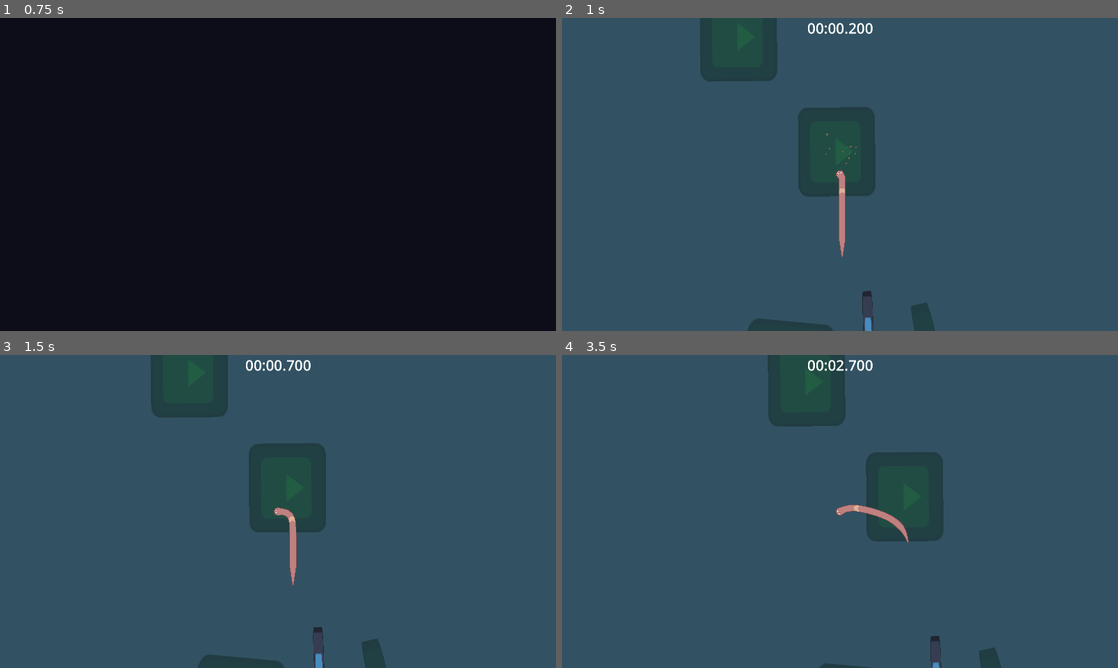
Above: before the commit, frames 1-4 (two rows, left to right).
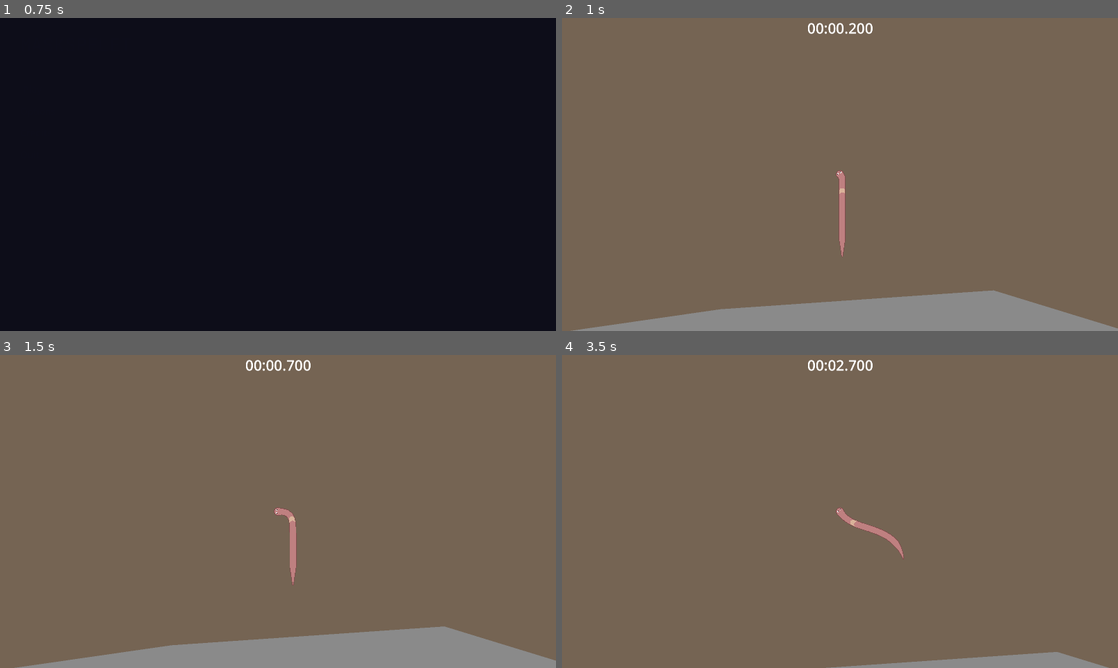
Above: after the commit, the same moments.

Repository: antax02/Mask-Spelet
Game: Godot game, scene res://scenes/ui/main_menu.tscn
Two runs of this game, one before a commit and one after it. Both use one fixed random seed, a clock stepped at 60 frames per second and the inputs below. The engine's default icon, where the game draws it, is replaced by a stand-in: a white triangle on a blue panel in a dark square.
Inputs (mouse positions are in pixels of both pictures, inside the frame that each line leads up to):
- Up to frame 1 (0.75 s): click "Play" at 0.5 s
- Up to frame 2 (1 s): no input
- Up to frame 3 (1.5 s): move the mouse to (400, 495) at 1.27 s
- Up to frame 4 (3.5 s): move the mouse to (728, 527) at 2.02 s; move the mouse to (895, 442) at 2.77 s

Frame 1 is identical in both runs. In frame 2, 100% of the frame differs, in the area x 0-100%, y 0-100%; in frame 3, 100%; in frame 4, 100%.

Commit message:
Add animated fire shader and update player ground logic
Introduced a new fire.gdshader and applied it to the main scene's ColorRect for a dynamic fire effect. Updated asset import paths to use lowercase 'assets'. Modified player.gd to use a ground_count variable for more robust ground detection, replacing the previous is_in_ground boolean. Adjusted player spawn position and added a new ground segment in the main scene.

Diff:
--- /dev/null
+++ b/resources/fire.gdshader
@@ -0,0 +1,127 @@
+shader_type canvas_item;
+
+uniform float time_scale : hint_range(0.01, 3.0) = 1.0;
+uniform float flame_intensity : hint_range(0.5, 2.0) = 1.2;
+uniform float turbulence : hint_range(0.1, 2.0) = 0.8;
+uniform float color_bands : hint_range(3.0, 20.0) = 8.0;
+uniform float sway_amount : hint_range(0.0, 0.5) = 0.15;
+uniform float sway_speed : hint_range(0.1, 3.0) = 1.0;
+uniform vec3 fire_color_hot : source_color = vec3(1.0, 0.9, 0.3);
+uniform vec3 fire_color_mid : source_color = vec3(1.0, 0.3, 0.05);
+uniform vec3 fire_color_dark : source_color = vec3(0.4, 0.05, 0.02);
+
+// Hash function for noise
+float hash(vec2 p) {
+    p = fract(p * vec2(123.34, 456.21));
+    p += dot(p, p + 45.32);
+    return fract(p.x * p.y);
+}
+
+// Smooth noise function
+float noise(vec2 p) {
+    vec2 i = floor(p);
+    vec2 f = fract(p);
+    f = f * f * (3.0 - 2.0 * f);
+
+    float a = hash(i);
+    float b = hash(i + vec2(1.0, 0.0));
+    float c = hash(i + vec2(0.0, 1.0));
+    float d = hash(i + vec2(1.0, 1.0));
+
+    return mix(mix(a, b, f.x), mix(c, d, f.x), f.y);
+}
+
+// Fractal Brownian Motion for detailed fire
+float fbm(vec2 p) {
+    float value = 0.0;
+    float amplitude = 0.5;
+    float frequency = 1.0;
+
+    for(int i = 0; i < 6; i++) {
+        value += amplitude * noise(p * frequency);
+        frequency *= 2.0;
+        amplitude *= 0.5;
+    }
+
+    return value;
+}
+
+// Create flowing fire pattern
+float fire_pattern(vec2 uv, float time) {
+    // Flip Y so fire rises from bottom
+    vec2 flow_uv = uv;
+    flow_uv.y = 1.0 - flow_uv.y;
+
+    // Add horizontal swaying that increases with height
+    // Different flame columns sway at different rates based on X position
+    float height_factor = (1.0 - uv.y); // 0 at top, 1 at bottom
+    float sway1 = sin(time * sway_speed * 0.8 + uv.x * 2.0) * height_factor;
+    float sway2 = sin(time * sway_speed * 1.3 + uv.x * 3.5) * height_factor * 0.5;
+    float sway3 = sin(time * sway_speed * 0.5 + uv.x * 1.2) * height_factor * 0.7;
+
+    flow_uv.x += (sway1 + sway2 + sway3) * sway_amount * 0.3;
+
+    flow_uv.y -= time * 0.3; // Time scale affects speed elsewhere
+
+    // Add turbulent distortion - much higher frequency for detail
+    float distort_x = fbm(flow_uv * 8.0 + time * 0.2) * turbulence * 0.15;
+    float distort_y = fbm(flow_uv * 6.0 + time * 0.15) * turbulence * 0.15;
+
+    vec2 distorted_uv = flow_uv + vec2(distort_x, distort_y);
+
+    // Multiple layers of fire at much higher frequencies
+    float fire1 = fbm(distorted_uv * 15.0);
+    float fire2 = fbm(distorted_uv * 22.0 + vec2(10.0, 10.0));
+    float fire3 = fbm(distorted_uv * 30.0 - vec2(5.0, 5.0));
+
+    // Combine layers with vertical gradient for flame shape
+    float vertical_gradient = uv.y; // Now bottom = hot, top = cool
+    float combined = (fire1 * 0.5 + fire2 * 0.3 + fire3 * 0.2) * vertical_gradient;
+
+    return combined * flame_intensity;
+}
+
+void fragment() {
+    vec2 uv = UV;
+    float time = TIME * time_scale; // Apply time_scale to time, not directions
+
+    // Create main fire pattern
+    float fire = fire_pattern(uv, time);
+
+    // Add secondary layer with different movement for depth
+    vec2 uv2 = uv * 1.2 + vec2(0.05, 0.05);
+    float fire_secondary = fire_pattern(uv2, time * 1.3) * 0.3;
+    fire += fire_secondary;
+
+    // Create flickering hot spots at higher frequency
+    float flicker = noise(vec2(uv.x * 20.0, time * 4.0)) * 0.2;
+    fire += flicker * uv.y; // Fixed: now uv.y is correct (bottom = 1.0)
+
+    // Posterize the fire value for distinct color bands
+    fire = floor(fire * color_bands) / color_bands;
+
+    // Map fire intensity to colors
+    vec3 color;
+    if (fire > 0.7) {
+        // Hot white/yellow flames
+        float t = (fire - 0.7) / 0.3;
+        color = mix(fire_color_mid, fire_color_hot, t);
+    } else if (fire > 0.3) {
+        // Orange/red flames
+        float t = (fire - 0.3) / 0.4;
+        color = mix(fire_color_dark, fire_color_mid, t);
+    } else {
+        // Dark red/ember base
+        float t = fire / 0.3;
+        color = mix(vec3(0.1, 0.0, 0.0), fire_color_dark, t);
+    }
+
+    // Add some brightness variation for depth
+    float brightness = 1.0 + noise(uv * 15.0 + time * 0.5) * 0.2;
+    color *= brightness;
+
+    // Ensure we don't go completely black for that hell glow
+    color = max(color, vec3(0.05, 0.0, 0.0));
+
+    COLOR = vec4(color, 1.0);
+}
--- a/scenes/levels/main.tscn
+++ b/scenes/levels/main.tscn
@@ -9,11 +9,24 @@
 [ext_resource type="PackedScene" uid="uid://bdbrjrh82eloc" path="res://scenes/enviroment/wind.tscn" id="6_b6bv0"]
 [ext_resource type="PackedScene" uid="uid://duj85t2set7o1" path="res://scenes/enviroment/rock_2.tscn" id="6_vkq25"]
 [ext_resource type="PhysicsMaterial" uid="uid://bpp202scb04tp" path="res://resources/frictionless_physics_material.tres" id="7_7lrji"]
+[ext_resource type="Shader" uid="uid://cn4fx3wjsl5k0" path="res://resources/fire.gdshader" id="10_rssyh"]
+
+[sub_resource type="ShaderMaterial" id="ShaderMaterial_hwp66"]
+shader = ExtResource("10_rssyh")
+shader_parameter/time_scale = 0.05000000167648
+shader_parameter/flame_intensity = 1.6970000568575
+shader_parameter/turbulence = 2.0
+shader_parameter/color_bands = 6.000000142499999
+shader_parameter/sway_amount = 0.5
+shader_parameter/sway_speed = 1.0
+shader_parameter/fire_color_hot = Color(1, 0.9, 0.3, 1)
+shader_parameter/fire_color_mid = Color(1, 0.3, 0.05, 1)
+shader_parameter/fire_color_dark = Color(0.4, 0.05, 0.02, 1)
 
 [node name="Main" type="Node2D"]
 
 [node name="Player" parent="." instance=ExtResource("1_2vj2h")]
-position = Vector2(-32078, -19184)
+position = Vector2(-1100, 788)
 max_speed = 750.0
 
 [node name="1" type="Node" parent="."]
@@ -45,6 +58,10 @@
 position = Vector2(736, -1387)
 scale = Vector2(3.526582, 2.081431)
 
+[node name="GroundBasic25" parent="1" instance=ExtResource("3_y0acb")]
+position = Vector2(-1438.9998, -585.00006)
+scale = Vector2(1.2069988, 5000)
+
 [node name="GroundBasic10" parent="1" instance=ExtResource("3_y0acb")]
 position = Vector2(1004, -1757)
 scale = Vector2(1.9932678, 1.5957696)
@@ -571,10 +588,11 @@
 scale = Vector2(1, 0.16000003)
 
 [node name="ColorRect" type="ColorRect" parent="."]
-offset_left = -36349.0
-offset_top = -11535.0
-offset_right = -35785.0
-offset_bottom = 483.0
+material = SubResource("ShaderMaterial_hwp66")
+offset_left = -5000.0
+offset_top = -12088.0
+offset_right = 5000.0
+offset_bottom = -86.19531
 
 [node name="GroundLevel" type="Node" parent="."]
 
--- a/scripts/player/player.gd
+++ b/scripts/player/player.gd
@@ -10,7 +10,7 @@
 @onready var rock_smash_exit_sfx: AudioStreamPlayer = $RockSmashExitSFX
 @onready var rumble_sfx: AudioStreamPlayer = $RumbleSFX
 
-var is_in_ground = false
+var ground_count = 0
 var default_gravity_scale: float
 
 func _ready():
@@ -22,7 +22,7 @@
 	var mouse_pos = get_global_mouse_position()
 	var direction = (mouse_pos - global_position).normalized()
 
-	if is_in_ground:
+	if ground_count > 0:
 		gravity_scale = 0
 		linear_velocity += direction * acceleration * delta
 	else:
@@ -30,7 +30,7 @@
 
 	if linear_velocity.length() > max_speed:
 		linear_velocity = linear_velocity.normalized() * max_speed
-	if linear_velocity.length() < min_speed and linear_velocity.length() > 0 and is_in_ground:
+	if linear_velocity.length() < min_speed and linear_velocity.length() > 0 and ground_count > 0:
 		linear_velocity = linear_velocity.normalized() * min_speed
 
 	if rumble_sfx.playing:
@@ -41,7 +41,7 @@
 
 func _on_area_2d_area_entered(area: Area2D) -> void:
 	if area.is_in_group("ground"):
-		is_in_ground = true
+		ground_count += 1
 
 	if area.is_in_group("finish"):
 		finished_level.emit()
@@ -50,7 +50,7 @@
 
 func _on_area_2d_area_exited(area: Area2D) -> void:
 	if area.is_in_group("ground"):
-		is_in_ground = false
+		ground_count -= 1
 
 	rumble_sfx.stop()
 
Not shown, changed: assets/audio/sfx/earth_rumble.wav.import
Not shown, changed: assets/audio/sfx/rock_smash_01.wav.import
Not shown, changed: assets/audio/sfx/rock_smash_02.wav.import
Not shown, changed: assets/fonts/JetBrainsMono-Regular.ttf.import
Not shown, changed: assets/fonts/VT323-Regular.ttf.import
Not shown, changed: assets/sprites/rock_01.png.import
Not shown, changed: assets/sprites/smash.png.import
Not shown, changed: assets/sprites/wind_01.png.import
Not shown, added: resources/fire.gdshader.uid
Not shown: 1 places in scenes/levels/main.tscn that only renumber resources
